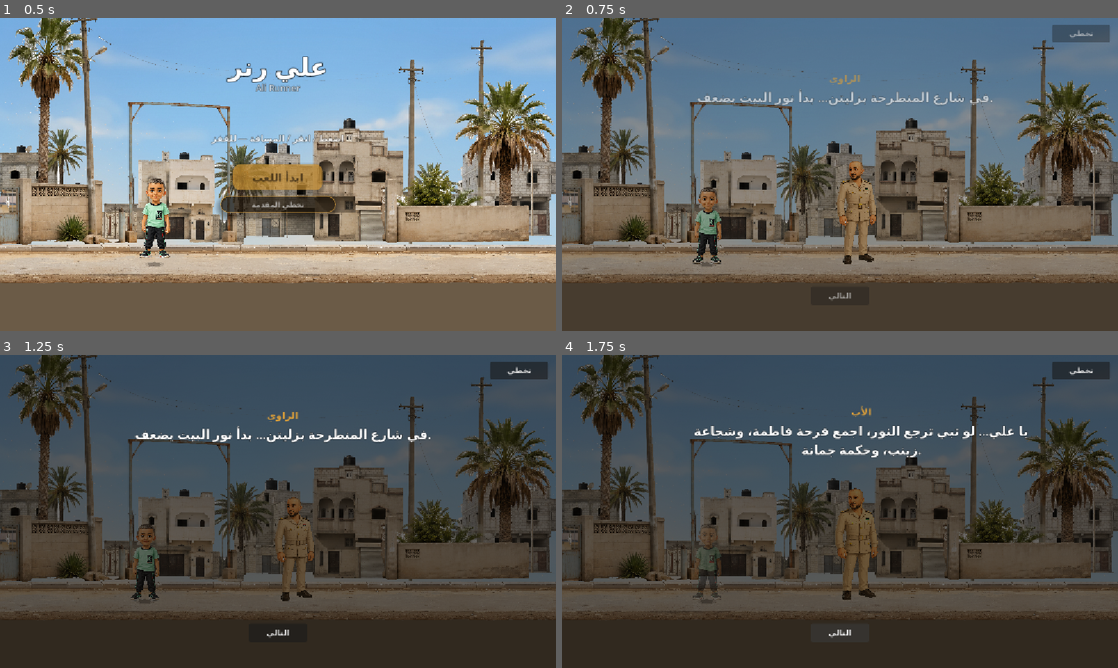
Above: before the commit, frames 1-4 (two rows, left to right).
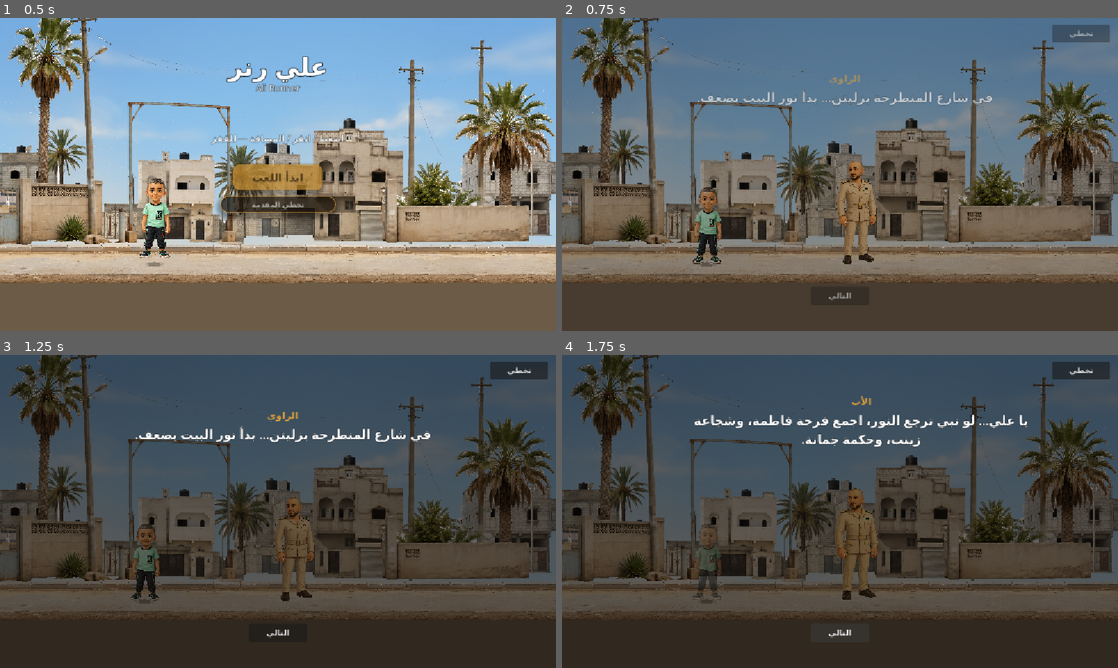
Above: after the commit, the same moments.

Repository: HamzaJwan/Ali-s-Runner
Game: Godot game, scene res://scenes/Main.tscn
The game is run twice, just before and just after one commit, with the same random seed, the same clock (stepped at 60 frames per second) and the same inputs.
Inputs:
- Up to frame 1 (0.5 s): no input
- Up to frame 2 (0.75 s): click "ابدأ اللعب" at 0.5 s
- Up to frame 3 (1.25 s): no input
- Up to frame 4 (1.75 s): click "التالي" at 1.25 s

Frame 1 is identical in both runs. In frame 2, 0.7% of the frame differs, in the area x 24-78%, y 22-28%; in frame 3, 0.9%; in frame 4, 2.1%, in the area x 23-84%, y 13-33%.

Commit message:
autopilot: v1.36A dialogue RTL polish and v0.95C dynamic music
Add a named-track music state machine to AudioManager (play_calm_music/
play_gameplay_music) driving menu/intro/checkpoint/Game Over vs active
gameplay; level1_exciting_loop.ogg stays BLOCKED_BY_AUDIO_DOCUMENTATION
(no AUDIO_CREDITS.md entry) and gracefully falls back to calm music.
Also commit main_theme_soft_loop.ogg itself, which had been relied on
since v0.95B but never actually committed.

Fix Jomana's dialogue overflow: the real runtime card size comes from
DialogueBubbleHelper.BUBBLE_SIZE (the .tscn offsets were cosmetic only
and got overwritten every step), and CharacterLine/RewardLabel were
missing autowrap_mode entirely.

Add EncounterData.rtl_safe() to wrap dialogue/game-over sentences in
RLM marks for correct BiDi punctuation placement, applied only at
display points, never to score labels or the source story data.

Retest Ali-land/post-checkpoint-Y fixes against a third checkpoint
(Jomana) - still solid, no further lifecycle changes needed.

Co-Authored-By: Claude Sonnet 4.6 <noreply@anthropic.com>

Diff:
--- a/scenes/Main.tscn
+++ b/scenes/Main.tscn
@@ -556,7 +556,7 @@
 offset_left = 336.0
 offset_top = 110.0
 offset_right = 816.0
-offset_bottom = 270.0
+offset_bottom = 292.0
 mouse_filter = 2
 theme_override_styles/panel = SubResource("2")
 
@@ -778,12 +778,14 @@
 offset_left = 20.0
 offset_top = 38.0
 offset_right = 460.0
-offset_bottom = 106.0
+offset_bottom = 130.0
+clip_text = true
 theme_override_colors/font_color = Color(1, 0.89, 0.59, 1)
 theme_override_font_sizes/font_size = 23
 text = "آآ… علي! ⭐"
 horizontal_alignment = 1
 vertical_alignment = 1
+autowrap_mode = 2
 text_direction = 3
 language = "ar"
 mouse_filter = 2
@@ -794,7 +796,8 @@
 offset_left = 20.0
 offset_top = 38.0
 offset_right = 460.0
-offset_bottom = 106.0
+offset_bottom = 130.0
+clip_text = true
 theme_override_colors/font_color = Color(0.96, 0.96, 0.92, 1)
 theme_override_font_sizes/font_size = 22
 text = "فاطمة… لقيتك. كنت عارف إن نورك قريب يا فاطمة."
@@ -811,12 +814,14 @@
 offset_left = 20.0
 offset_top = 38.0
 offset_right = 460.0
-offset_bottom = 106.0
+offset_bottom = 130.0
+clip_text = true
 theme_override_colors/font_color = Color(1, 0.78, 0.25, 1)
 theme_override_font_sizes/font_size = 24
 text = "حصلت على نجمة الفرح."
 horizontal_alignment = 1
 vertical_alignment = 1
+autowrap_mode = 2
 text_direction = 3
 language = "ar"
 mouse_filter = 2
@@ -825,9 +830,9 @@
 visible = false
 layout_mode = 0
 offset_left = 20.0
-offset_top = 116.0
+offset_top = 138.0
 offset_right = 270.0
-offset_bottom = 148.0
+offset_bottom = 170.0
 theme_override_colors/font_color = Color(0.78, 0.75, 0.67, 1)
 theme_override_font_sizes/font_size = 16
 text = "اضغط / انقر / المسافة — للتقدم"
@@ -842,9 +847,9 @@
 visible = false
 layout_mode = 0
 offset_left = 278.0
-offset_top = 112.0
+offset_top = 134.0
 offset_right = 460.0
-offset_bottom = 150.0
+offset_bottom = 172.0
 theme_override_font_sizes/font_size = 17
 text = "متابعة"
 text_direction = 3
--- a/scripts/audio/audio_manager.gd
+++ b/scripts/audio/audio_manager.gd
@@ -39,15 +39,29 @@
 	"victory": -8.0,
 }
 
-const MUSIC_PATH := "res://assets/audio/music/main_theme_soft_loop.ogg"
+const MUSIC_CALM := "calm"
+const MUSIC_GAMEPLAY := "gameplay"
+
+# Only "calm" is wired to a real file. assets/audio/music/level1_exciting_loop.ogg
+# exists on disk but has no source/license entry in docs/AUDIO_CREDITS.md
+# (docs/AUDIO_DESIGN_PLAN.md explicitly flags it UNVERIFIED_AUDIO_CANDIDATE and
+# says not to integrate it until license-verified and owner-approved by ear).
+# BLOCKED_BY_AUDIO_DOCUMENTATION: do not add a "gameplay" entry here until that
+# documentation exists - play_gameplay_music() safely falls back to calm music
+# in the meantime, exactly like a missing-file fallback would.
+const MUSIC_TRACK_PATHS := {
+	MUSIC_CALM: "res://assets/audio/music/main_theme_soft_loop.ogg",
+}
 const MUSIC_VOLUME_DB := -22.0
 const MUSIC_DUCK_DB := -32.0
 const MUSIC_FADE_TIME := 0.6
+const MUSIC_CROSSFADE_HALF_TIME := 0.35
 
 var _players: Dictionary = {}
 var _missing_logged: Dictionary = {}
 var _music_player: AudioStreamPlayer
-var _music_loaded := false
+var _music_streams: Dictionary = {}
+var _current_music_key := ""
 var _music_volume_tween: Tween
 
 
@@ -100,50 +114,99 @@
 
 
 func _load_music(parent_node: Node) -> void:
-	if not ResourceLoader.exists(MUSIC_PATH, &"AudioStream"):
-		_log_missing_once("music", MUSIC_PATH, "missing")
-		return
-
-	var stream := load(MUSIC_PATH) as AudioStream
-	if stream == null:
-		_log_missing_once("music", MUSIC_PATH, "failed to load")
-		return
-
-	# HUMAN_AUDIO_REVIEW_REQUIRED: license verified (CC0 1.0, OpenGameArt
-	# "Icy Heights", see docs/AUDIO_CREDITS.md), but tone/loudness/fit have
-	# not been approved by ear yet. Keep this flagged until that review.
-	if stream is AudioStreamOggVorbis:
-		stream.loop = true
+	for key: String in MUSIC_TRACK_PATHS:
+		var path: String = MUSIC_TRACK_PATHS[key]
+		if not ResourceLoader.exists(path, &"AudioStream"):
+			_log_missing_once("music_" + key, path, "missing")
+			continue
+
+		var stream := load(path) as AudioStream
+		if stream == null:
+			_log_missing_once("music_" + key, path, "failed to load")
+			continue
+
+		# HUMAN_AUDIO_REVIEW_REQUIRED: license verified (see docs/AUDIO_CREDITS.md),
+		# but tone/loudness/fit have not been approved by ear yet for any track.
+		if stream is AudioStreamOggVorbis:
+			stream.loop = true
+
+		_music_streams[key] = stream
+		print("[audio] music track loaded (HUMAN_AUDIO_REVIEW_REQUIRED): ", key,
+			" -> ", path, " loop=true")
+
+	if _music_streams.is_empty():
+		return
 
 	_music_player = AudioStreamPlayer.new()
-	_music_player.stream = stream
 	_music_player.volume_db = MUSIC_VOLUME_DB
 	_music_player.bus = "Master"
 	parent_node.add_child(_music_player)
-	_music_loaded = true
-	print("[audio] music loaded (HUMAN_AUDIO_REVIEW_REQUIRED): ", MUSIC_PATH,
-		" volume_db=", MUSIC_VOLUME_DB, " loop=true")
-
-
-func start_music() -> void:
-	if not _music_loaded or _music_player == null:
-		return
-	if _music_player.playing:
-		return
-	_kill_music_tween()
-	_music_player.volume_db = MUSIC_VOLUME_DB
-	_music_player.play()
+
+
+## Calm state: main menu, intro, checkpoint/story dialogue, Game Over, Father
+## ending, any paused/non-running state.
+func play_calm_music() -> void:
+	_switch_music(MUSIC_CALM)
+
+
+## Active-gameplay state. Falls back to calm music if the "gameplay" track is
+## not registered (currently BLOCKED_BY_AUDIO_DOCUMENTATION) - this is
+## intentional graceful degradation, not a bug, and logged once.
+func play_gameplay_music() -> void:
+	if _music_streams.has(MUSIC_GAMEPLAY):
+		_switch_music(MUSIC_GAMEPLAY)
+		return
+	_log_missing_once(
+		"music_" + MUSIC_GAMEPLAY,
+		"res://assets/audio/music/level1_exciting_loop.ogg",
+		"BLOCKED_BY_AUDIO_DOCUMENTATION (no AUDIO_CREDITS.md entry); using calm music"
+	)
+	_switch_music(MUSIC_CALM)
+
+
+func _switch_music(key: String) -> void:
+	if _music_player == null:
+		return
+	var stream: AudioStream = _music_streams.get(key)
+	if stream == null:
+		return
+	if key == _current_music_key and _music_player.playing:
+		return
+
+	_kill_music_tween()
+	if not _music_player.playing:
+		_music_player.stream = stream
+		_music_player.volume_db = MUSIC_VOLUME_DB
+		_music_player.play()
+		_current_music_key = key
+		return
+
+	# Already playing a different track: crossfade out, swap, fade back in.
+	var next_stream := stream
+	_music_volume_tween = _music_player.create_tween()
+	_music_volume_tween.tween_property(
+		_music_player, "volume_db", MUSIC_DUCK_DB, MUSIC_CROSSFADE_HALF_TIME
+	)
+	_music_volume_tween.tween_callback(func() -> void:
+		_music_player.stream = next_stream
+		_music_player.play()
+	)
+	_music_volume_tween.tween_property(
+		_music_player, "volume_db", MUSIC_VOLUME_DB, MUSIC_CROSSFADE_HALF_TIME
+	)
+	_current_music_key = key
 
 
 func stop_music() -> void:
-	if not _music_loaded or _music_player == null:
+	if _music_player == null:
 		return
 	_kill_music_tween()
 	_music_player.stop()
+	_current_music_key = ""
 
 
 func duck_music() -> void:
-	if not _music_loaded or _music_player == null or not _music_player.playing:
+	if _music_player == null or not _music_player.playing:
 		return
 	_kill_music_tween()
 	_music_volume_tween = _music_player.create_tween()
@@ -153,7 +216,7 @@
 
 
 func unduck_music() -> void:
-	if not _music_loaded or _music_player == null or not _music_player.playing:
+	if _music_player == null or not _music_player.playing:
 		return
 	_kill_music_tween()
 	_music_volume_tween = _music_player.create_tween()
--- a/scripts/main.gd
+++ b/scripts/main.gd
@@ -329,7 +329,7 @@
 	obstacle_spawner.stop_spawning()
 	obstacle_spawner.clear_obstacles()
 	_show_menu_hero_presentation()
-	audio_manager.start_music()
+	audio_manager.play_calm_music()
 
 
 func _show_menu_hero_presentation() -> void:
@@ -475,7 +475,7 @@
 	create_tween().tween_property(intro_overlay, "modulate:a", 1.0, INTRO_FADE_IN_TIME)
 	_setup_intro_scene()
 	_show_intro_step()
-	audio_manager.duck_music()
+	audio_manager.play_calm_music()
 
 
 func _setup_intro_scene() -> void:
@@ -508,7 +508,7 @@
 func _show_intro_step() -> void:
 	var step: Dictionary = INTRO_LINES[intro_step_index]
 	intro_speaker.text = step["speaker"]
-	intro_line.text = step["text"]
+	intro_line.text = ENCOUNTER_DATA.rtl_safe(step["text"])
 	intro_next_button.text = (
 		"ابدأ"
 		if intro_step_index >= INTRO_LINES.size() - 1
@@ -702,7 +702,7 @@
 
 func _begin_run(initial_score: int, checkpoint: int, obstacle_speed: float) -> void:
 	_stop_menu_presentation()
-	audio_manager.unduck_music()
+	audio_manager.play_gameplay_music()
 	get_tree().paused = false
 	started = true
 	score = initial_score
@@ -780,7 +780,7 @@
 
 	game_over = true
 	audio_manager.play_hit()
-	audio_manager.duck_music()
+	audio_manager.play_calm_music()
 	obstacle_spawner.stop_spawning()
 	obstacle_spawner.clear_obstacles()
 	player.kill()
@@ -809,11 +809,13 @@
 
 	var checkpoint_config := ENCOUNTER_DATA.get_checkpoint(last_reached_checkpoint)
 	if checkpoint_config.is_empty():
-		game_over_message.text = ENCOUNTER_DATA.GAME_OVER_BEFORE_CHECKPOINT
+		game_over_message.text = ENCOUNTER_DATA.rtl_safe(
+			ENCOUNTER_DATA.GAME_OVER_BEFORE_CHECKPOINT
+		)
 		retry_button.visible = false
 		restart_button.grab_focus()
 	else:
-		game_over_message.text = checkpoint_config["game_over_line"]
+		game_over_message.text = ENCOUNTER_DATA.rtl_safe(checkpoint_config["game_over_line"])
 		retry_button.visible = true
 		retry_button.grab_focus()
 
@@ -965,7 +967,7 @@
 	checkpoint_active = true
 	checkpoint_cinematic_active = true
 	audio_manager.play_checkpoint()
-	audio_manager.duck_music()
+	audio_manager.play_calm_music()
 	if encounter_controller.character_id == EncounterCharacter.FATHER:
 		_show_father_ending_family_group()
 	_start_idle_breath(player_story_sprite)
@@ -1004,7 +1006,7 @@
 	if step.is_empty():
 		return
 	var role: int = step["role"]
-	var text: String = step["text"]
+	var text: String = ENCOUNTER_DATA.rtl_safe(step["text"])
 	_position_dialogue_bubble_for_speaker(role)
 	_update_checkpoint_speaker_emphasis(role)
 	checkpoint_speaker_name.text = _get_speaker_name(role)
@@ -1161,7 +1163,7 @@
 		active_encounter_node.visible = false
 	_cleanup_checkpoint_speaker_state()
 	player.reset_player(player_runner_position)
-	audio_manager.unduck_music()
+	audio_manager.play_calm_music()
 	_start_countdown()
 
 
@@ -1204,6 +1206,7 @@
 	encounter_controller.clear_active()
 	get_tree().paused = false
 	player.set_gameplay_active(true)
+	audio_manager.play_gameplay_music()
 	obstacle_spawner.start_spawning(current_obstacle_speed)
 	if jomana_safety_window_pending:
 		jomana_safety_window_pending = false
--- a/scripts/story/encounter_data.gd
+++ b/scripts/story/encounter_data.gd
@@ -125,6 +125,18 @@
 }
 
 
+## Wraps a dialogue/story sentence with Unicode RLM (U+200F) marks so a
+## trailing/leading neutral character (a period, an em dash, the Arabic
+## ellipsis "…") is always anchored to a strong RTL context instead of being
+## placed by an ambiguous bidi guess. Only call this on full sentences meant
+## for direct display - never on score/number strings or short UI labels,
+## which do not have this problem and must stay exactly as typed.
+static func rtl_safe(text: String) -> String:
+	if text.is_empty():
+		return text
+	return "\u200f" + text + "\u200f"
+
+
 static func get_encounter(character_id: int) -> Dictionary:
 	return ENCOUNTERS.get(character_id, {}).duplicate(true)
 
--- a/scripts/ui/dialogue_bubble_helper.gd
+++ b/scripts/ui/dialogue_bubble_helper.gd
@@ -2,7 +2,7 @@
 extends RefCounted
 
 const ENCOUNTER_DATA := preload("res://scripts/story/encounter_data.gd")
-const BUBBLE_SIZE := Vector2(480.0, 160.0)
+const BUBBLE_SIZE := Vector2(480.0, 182.0)
 const VERTICAL_OFFSET := 32.0
 const VIEWPORT_MARGIN := 24.0
 const VIEW_SIZE := Vector2(1152.0, 648.0)
Not shown, added: assets/audio/music/main_theme_soft_loop.ogg.import
Not shown, added: assets/audio/music/main_theme_soft_loop.ogg
Not shown, changed: docs/AUTOPILOT_PROGRESS.md
